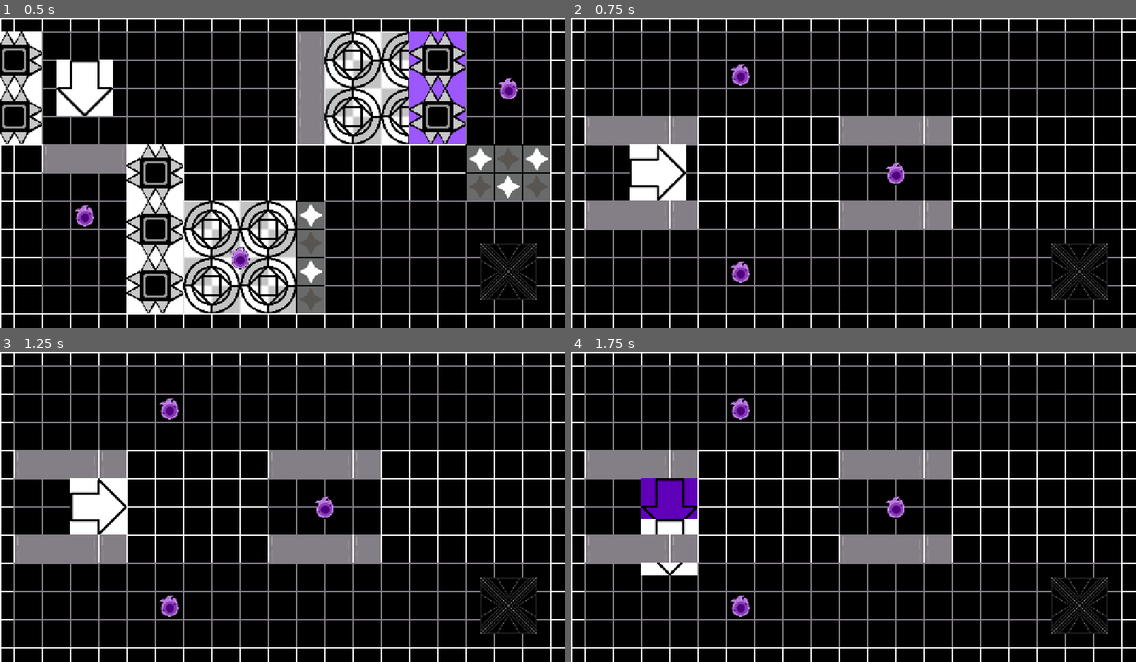
Above: before the commit, frames 1-4 (two rows, left to right).
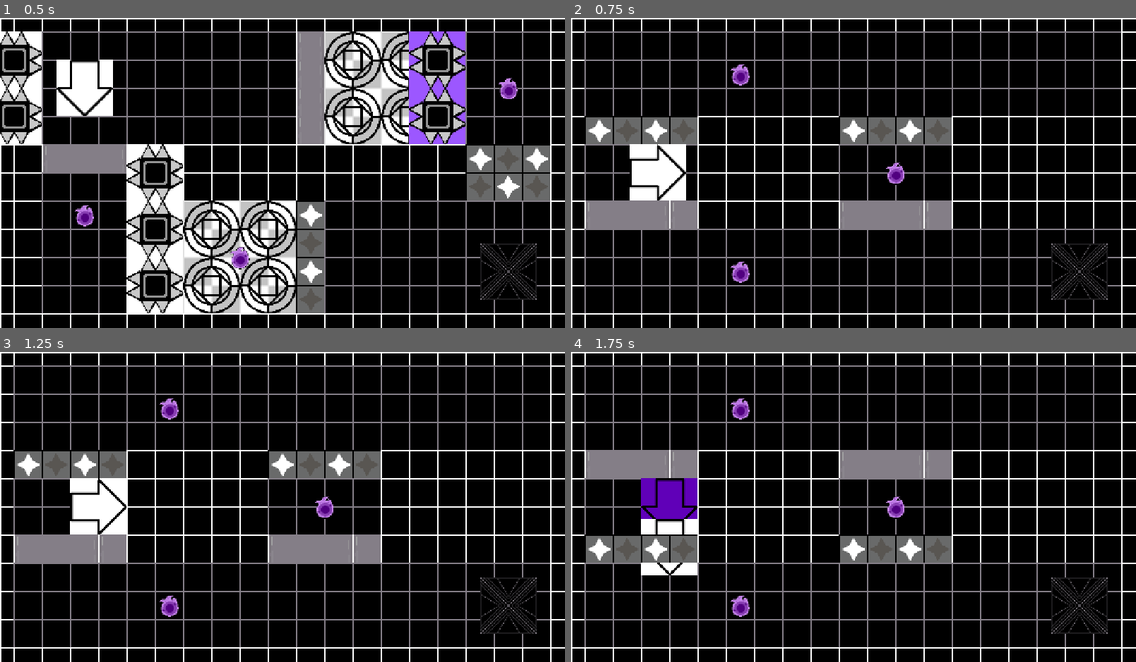
Above: after the commit, the same moments.

Repository: Equipe-Plasma/Switch-Shadow
Game: Godot game, scene res://fase/fase 9/fase_9.tscn
Two runs of this game, one before a commit and one after it. Both use one fixed random seed, a clock stepped at 60 frames per second and the inputs below. This scene is started directly instead of the project's main scene.
Inputs:
- Up to frame 1 (0.5 s): no input
- Up to frame 2 (0.75 s): tap Enter (proxima_fase) at 0.5 s; hold D (mover_direita) from 0.53 s (still down); hold Enter (proxima_fase) from 0.53 s (still down)
- Up to frame 3 (1.25 s): keep holding D (mover_direita); keep holding Enter (proxima_fase)
- Up to frame 4 (1.75 s): tap Space (trocar_sombra) at 1.25, 1.35 s; release D (mover_direita) at 1.28 s; release Enter (proxima_fase) at 1.28 s; hold S (mover_baixo) from 1.28 s (still down)

Frame 1 is identical in both runs. In frame 2, 3.5% of the frame differs, in the area x 2-68%, y 31-41%; in frame 3, 3.5%; in frame 4, 3.5%.

Commit message:
commit

Diff:
--- a/fase/fase 10/fase_10.tscn
+++ b/fase/fase 10/fase_10.tscn
@@ -67,13 +67,11 @@
 [node name="ParedeAlternada" parent="." unique_id=1462242306 instance=ExtResource("16_xjrua")]
 position = Vector2(160, 256)
 collision_layer = 17
-textura_sombra = null
 estado_atual = 1
 tamanho = Vector2(256, 64)
 
 [node name="ParedeAlternada2" parent="." unique_id=308349429 instance=ExtResource("16_xjrua")]
 position = Vector2(160, 448)
-textura_sombra = null
 tamanho = Vector2(256, 64)
 
 [node name="Parede" parent="." unique_id=1527129207 instance=ExtResource("11_s0eif")]
@@ -86,13 +84,11 @@
 
 [node name="ParedeAlternada3" parent="." unique_id=45492037 instance=ExtResource("16_xjrua")]
 position = Vector2(736, 448)
-textura_sombra = null
 tamanho = Vector2(256, 64)
 
 [node name="ParedeAlternada4" parent="." unique_id=1355861270 instance=ExtResource("16_xjrua")]
 position = Vector2(736, 256)
 collision_layer = 17
-textura_sombra = null
 estado_atual = 1
 tamanho = Vector2(256, 64)
 
--- a/fase/fase 6/fase_6.tscn
+++ b/fase/fase 6/fase_6.tscn
@@ -20,14 +20,12 @@
 [node name="ParedeAlternada" parent="." unique_id=1392753472 instance=ExtResource("10_djctm")]
 position = Vector2(320, 544)
 collision_layer = 17
-textura_sombra = null
 estado_atual = 1
 tamanho = Vector2(64, 256)
 
 [node name="ParedeAlternada5" parent="." unique_id=1583242484 instance=ExtResource("10_djctm")]
 position = Vector2(960, 192)
 collision_layer = 17
-textura_sombra = null
 estado_atual = 1
 tamanho = Vector2(64, 320)
 
@@ -53,12 +51,10 @@
 
 [node name="ParedeAlternada2" parent="." unique_id=1462242306 instance=ExtResource("10_djctm")]
 position = Vector2(320, 160)
-textura_sombra = null
 tamanho = Vector2(64, 256)
 
 [node name="ParedeAlternada3" parent="." unique_id=1073762129 instance=ExtResource("10_djctm")]
 position = Vector2(768, 352)
-textura_sombra = null
 tamanho = Vector2(320, 128)
 
 [node name="Parede" parent="." unique_id=1293675822 instance=ExtResource("11_r8jtf")]
@@ -67,7 +63,6 @@
 
 [node name="ParedeAlternada4" parent="." unique_id=1418259290 instance=ExtResource("10_djctm")]
 position = Vector2(960, 512)
-textura_sombra = null
 tamanho = Vector2(64, 320)
 
 [node name="ParedeBloqueiaSombra" parent="." unique_id=915563410 instance=ExtResource("7_gagox")]
--- a/fase/fase 7/fase_7.tscn
+++ b/fase/fase 7/fase_7.tscn
@@ -19,7 +19,6 @@
 
 [node name="ParedeAlternada3" parent="." unique_id=241979264 instance=ExtResource("10_xitbr")]
 position = Vector2(576, 160)
-textura_sombra = null
 tamanho = Vector2(64, 256)
 
 [node name="Sombra_reversa" parent="." unique_id=1092208446 instance=ExtResource("10_vgkgr")]
--- a/fase/fase 9/fase_9.tscn
+++ b/fase/fase 9/fase_9.tscn
@@ -119,7 +119,6 @@
 [node name="ParedeAlternada" parent="." unique_id=1462242306 instance=ExtResource("8_3ye0o")]
 position = Vector2(704, 160)
 collision_layer = 17
-textura_sombra = null
 estado_atual = 1
 tamanho = Vector2(64, 256)
 
Not shown: 1 places in editor/paredes/parede_alternada/parede_alternada.tscn that only renumber resources
